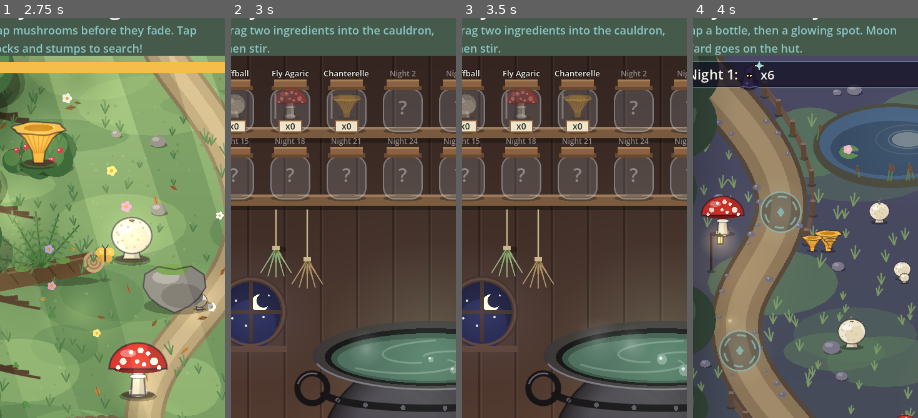
Above: before the commit, frames 1-4 (left to right).
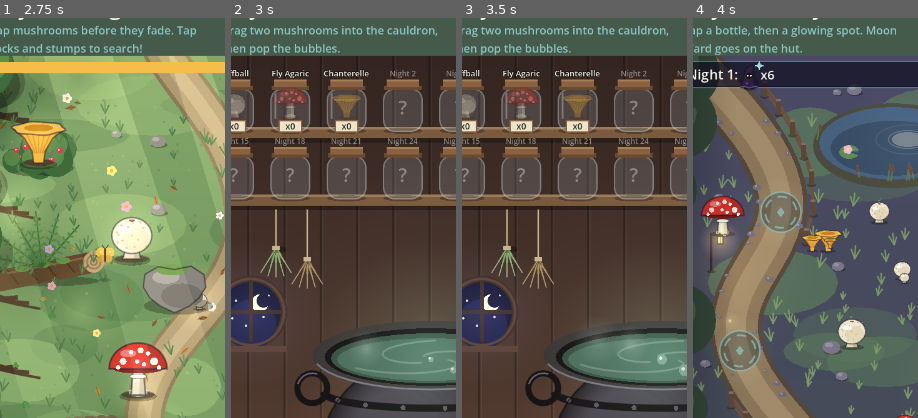
Above: after the commit, the same moments.

Repository: EstonTJ/Mushroom-Game
Game: Godot game, scene res://main.tscn
Two runs of this game, one before a commit and one after it. Both use one fixed random seed, a clock stepped at 60 frames per second and the inputs below.
Inputs:
- Up to frame 1 (2.75 s): click "Next" at 0.5 s; click "Next" at 1.25 s; click "Start day" at 2 s
- Up to frame 2 (3 s): click "Done" at 2.75 s
- Up to frame 3 (3.5 s): no input
- Up to frame 4 (4 s): click "Fortify" at 3.5 s
The pictures show only the part of the screen within x 6-56%, y 4-54%; the shares and areas given below are measured in that part.

Frame 1 is identical in both runs. In frame 2, 1.2% of the frame differs, in the area x 8-92%, y 2-10%; in frame 3, 1.2%; in frame 4, nothing differs.

Commit message:
Reliable saves on iPhone, resume on the same screen, crash notes
The game still reset to night 1 after crashing on the owner's iPhone,
so the save written to user:// (IndexedDB, synced a moment after the
write) was not surviving. Changes:

- In a browser the save is also written to localStorage, which is
  synchronous, and read from there first on load.
- The game saves on entering the cauldron and on entering fortify as
  well as at the start of the day, records which screen, and resumes
  there after a reload. The start-of-day snapshot is saved too, so
  Retry day still works after a reload.
- A resumed game says "Welcome back! Resumed day N."
- Crash notes: every 2 seconds the game records day, screen and fps in
  localStorage; after an unexpected reload the top bar shows where the
  last session stopped, to pin down which screen crashes.
- Web builds cap at 60 fps so 120 Hz iPhones don't draw twice as much.
- The brew hint no longer says "stir".

Verified in a browser: localStorage save written, reload resumed on
Day 1 · Brew with the last-session note.

Co-Authored-By: Claude Opus 5.5 <noreply@anthropic.com>

Diff:
--- a/scripts/data.gd
+++ b/scripts/data.gd
@@ -234,31 +234,61 @@
 
 const SAVE_PATH := "user://save.json"
 const SAVE_VERSION := 1
-
-
-## Writes the start-of-day state to disk (IndexedDB in a browser), so closing
-## or reloading the page resumes at the start of this day.
-func save_game() -> void:
+## In a browser the save is also kept in localStorage, which is written at
+## once; Godot's own user:// storage (IndexedDB) is synced a moment later and
+## can miss a save if the page is killed right after it.
+const WEB_SAVE_KEY := "mushroom_moon_save"
+const WEB_DIAG_KEY := "mushroom_moon_diag"
+
+## Which screen the last save was made on ("forage", "brew" or "fortify"),
+## so a reload resumes there.
+var saved_phase := "forage"
+
+
+func _web() -> bool:
+	return OS.has_feature("web")
+
+
+## Writes the current state to disk (and localStorage in a browser). phase is
+## the screen to resume on after a reload; the start-of-day snapshot is saved
+## too so "Retry day" still works after a reload.
+func save_game(phase: String = "forage") -> void:
+	var text := JSON.stringify({"version": SAVE_VERSION, "day": day, "phase": phase, "inventory": inventory,
+		"bottles": bottles, "discovered": discovered, "seen_creatures": seen_creatures, "unlock_seen": unlock_seen,
+		"snapshot": _snapshot})
 	var f := FileAccess.open(SAVE_PATH, FileAccess.WRITE)
-	if f == null:
-		return
-	f.store_string(JSON.stringify({"version": SAVE_VERSION, "day": day, "inventory": inventory, "bottles": bottles,
-		"discovered": discovered, "seen_creatures": seen_creatures, "unlock_seen": unlock_seen}))
-	f.close()
+	if f != null:
+		f.store_string(text)
+		f.close()
+	if _web():
+		JavaScriptBridge.eval("try { localStorage.setItem(%s, %s); } catch (e) {}" % [JSON.stringify(WEB_SAVE_KEY), JSON.stringify(text)])
+
+
+func _read_save_text() -> String:
+	if _web():
+		var web_text = JavaScriptBridge.eval("(function(){ try { return localStorage.getItem(%s) || ''; } catch (e) { return ''; } })()"
+			% JSON.stringify(WEB_SAVE_KEY))
+		if typeof(web_text) == TYPE_STRING and web_text != "":
+			return web_text
+	if FileAccess.file_exists(SAVE_PATH):
+		return FileAccess.get_file_as_string(SAVE_PATH)
+	return ""
 
 
 ## Loads a saved game. Returns false (leaving state untouched) if there is no
 ## usable save. Unknown ids are ignored and missing ones start at 0, so saves
 ## survive new mushrooms or potions being added.
 func load_game() -> bool:
-	if not FileAccess.file_exists(SAVE_PATH):
+	var text := _read_save_text()
+	if text == "":
 		return false
-	var data = JSON.parse_string(FileAccess.get_file_as_string(SAVE_PATH))
+	var data = JSON.parse_string(text)
 	if typeof(data) != TYPE_DICTIONARY or int(data.get("version", 0)) != SAVE_VERSION:
 		return false
 	reset_game()
 	day = clampi(int(data.get("day", 1)), 1, NIGHTS)
 	unlock_seen = int(data.get("unlock_seen", 0))
+	saved_phase = str(data.get("phase", "forage"))
 	for id in ingredient_order:
 		inventory[id] = int(data.get("inventory", {}).get(id, 0))
 	for id in potion_order:
@@ -269,12 +299,46 @@
 	for kind in data.get("seen_creatures", {}):
 		if creatures.has(kind):
 			seen_creatures[kind] = true
+	var snap = data.get("snapshot", {})
+	if typeof(snap) == TYPE_DICTIONARY and snap.has("inventory") and snap.has("bottles"):
+		_snapshot = {"inventory": {}, "bottles": {}}
+		for id in ingredient_order:
+			_snapshot["inventory"][id] = int(snap["inventory"].get(id, 0))
+		for id in potion_order:
+			_snapshot["bottles"][id] = int(snap["bottles"].get(id, 0))
+	else:
+		take_snapshot()
 	return true
 
 
 func clear_save() -> void:
 	if FileAccess.file_exists(SAVE_PATH):
 		DirAccess.remove_absolute(ProjectSettings.globalize_path(SAVE_PATH))
+	if _web():
+		JavaScriptBridge.eval("try { localStorage.removeItem(%s); } catch (e) {}" % JSON.stringify(WEB_SAVE_KEY))
+
+
+## Crash notes (browser only): every couple of seconds the game records where
+## it is and how smoothly it's running. If the page dies, the next load can say
+## where it happened.
+func write_diag(phase: String) -> void:
+	if not _web():
+		return
+	var note := JSON.stringify({"day": day, "phase": phase, "fps": Engine.get_frames_per_second(),
+		"time": Time.get_unix_time_from_system()})
+	JavaScriptBridge.eval("try { localStorage.setItem(%s, %s); } catch (e) {}" % [JSON.stringify(WEB_DIAG_KEY), JSON.stringify(note)])
+
+
+## The note left by the previous session, then cleared. Empty if none.
+func take_last_diag() -> Dictionary:
+	if not _web():
+		return {}
+	var raw = JavaScriptBridge.eval("(function(){ try { var v = localStorage.getItem(%s) || ''; localStorage.removeItem(%s); return v; } catch (e) { return ''; } })()"
+		% [JSON.stringify(WEB_DIAG_KEY), JSON.stringify(WEB_DIAG_KEY)])
+	if typeof(raw) != TYPE_STRING or raw == "":
+		return {}
+	var d = JSON.parse_string(raw)
+	return d if typeof(d) == TYPE_DICTIONARY else {}
 
 
 ## Saved at the start of each day so a lost night can be retried.
--- a/scripts/main.gd
+++ b/scripts/main.gd
@@ -16,13 +16,40 @@
 var action := Callable()
 var guide_btn: Button
 var guide
+var diag_timer := 0.0
 
 
 func _ready() -> void:
+	# 120 Hz phones would otherwise draw twice as often as this game needs.
+	if OS.has_feature("web"):
+		Engine.max_fps = 60
 	_build_hud()
+	var last := Data.take_last_diag()
 	if not Data.load_game():
 		Data.reset_game()
-	_begin_day()
+		_begin_day()
+		return
+	# Resume where the save was made: the forest, the cauldron or fortifying.
+	match Data.saved_phase:
+		"brew":
+			_enter_brew()
+		"fortify":
+			_enter_fortify()
+		_:
+			_begin_day()
+	var note := "Welcome back! Resumed day %d." % Data.day
+	if not last.is_empty():
+		note = "Resumed day %d. Last session stopped on day %d, %s (%d fps)." % [Data.day, int(last.get("day", 0)),
+			str(last.get("phase", "?")), int(last.get("fps", 0))]
+	hint.text = note
+
+
+## Every 2 seconds, note where the game is (browser only) for crash reports.
+func _process(delta: float) -> void:
+	diag_timer -= delta
+	if diag_timer <= 0.0:
+		diag_timer = 2.0
+		Data.write_diag(phase)
 
 
 func _build_hud() -> void:
@@ -144,14 +171,24 @@
 func _start_brew() -> void:
 	if phase != "forage":
 		return
+	_enter_brew()
+
+
+func _enter_brew() -> void:
+	Data.save_game("brew")
 	_set_phase("brew", Brew.new(), "Day %d · Brew" % Data.day,
-		"Drag two ingredients into the cauldron, then stir.", "Fortify", _start_fortify)
+		"Drag two mushrooms into the cauldron, then pop the bubbles.", "Fortify", _start_fortify)
 
 
 func _start_fortify() -> void:
 	if phase != "brew":
 		return
 	phase_node.return_pot()
+	_enter_fortify()
+
+
+func _enter_fortify() -> void:
+	Data.save_game("fortify")
 	var defense := Defense.new()
 	defense.night_over.connect(_on_night_over)
 	_set_phase("fortify", defense, "Day %d · Fortify" % Data.day,
--- a/tests/smoke_test.gd
+++ b/tests/smoke_test.gd
@@ -312,6 +312,29 @@
 	Data.reset_game()
 	check(Data.load_game() and Data.day == 7 and Data.inventory["morel"] == 5 and Data.bottles["frost"] == 2
 		and Data.discovered.has("frost") and Data.seen_creatures.has("moth"), "a save loads back to the same day and stock")
+	# Resuming mid-day: a save made when entering the cauldron or fortifying
+	# brings a reloaded game back to that screen, with the morning's snapshot.
+	Data.reset_game()
+	Data.day = 5
+	Data.inventory["puffball"] = 2
+	Data.take_snapshot()
+	Data.inventory["puffball"] = 6
+	Data.save_game("brew")
+	var m2 = load("res://main.tscn").instantiate()
+	add_child(m2)
+	await frames(2)
+	check(m2.phase == "brew" and Data.day == 5 and Data.inventory["puffball"] == 6 and m2.hint.text.begins_with("Welcome back"),
+		"a reload resumes on the cauldron with the foraged mushrooms")
+	m2._on_action()
+	await frames(2)
+	check(m2.phase == "fortify" and Data.saved_phase == "brew", "moving on to fortify saves again")
+	var m3_check := Data.load_game()
+	check(m3_check and Data.saved_phase == "fortify", "the fortify save is on disk")
+	Data.restore_snapshot()
+	check(Data.inventory["puffball"] == 2, "Retry day after a reload restores the morning's stock")
+	m2.queue_free()
+	await frames(1)
+
 	Data.clear_save()
 	check(not Data.load_game(), "with no save, the game starts fresh")
 
Not shown, changed: docs/index.html
Not shown, changed: docs/index.pck
